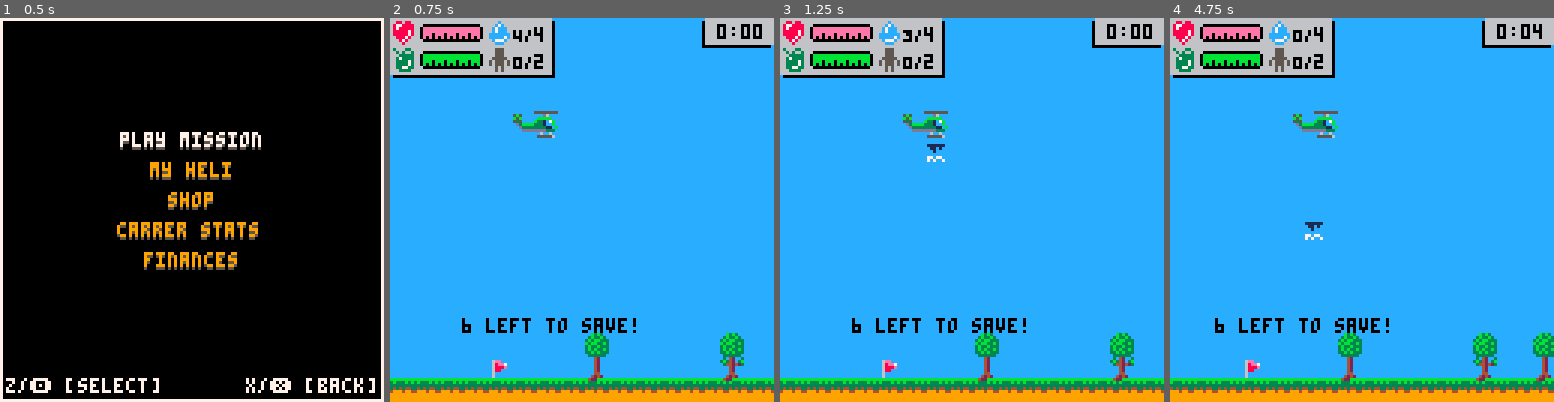
Above: before the commit, frames 1-4 (left to right).
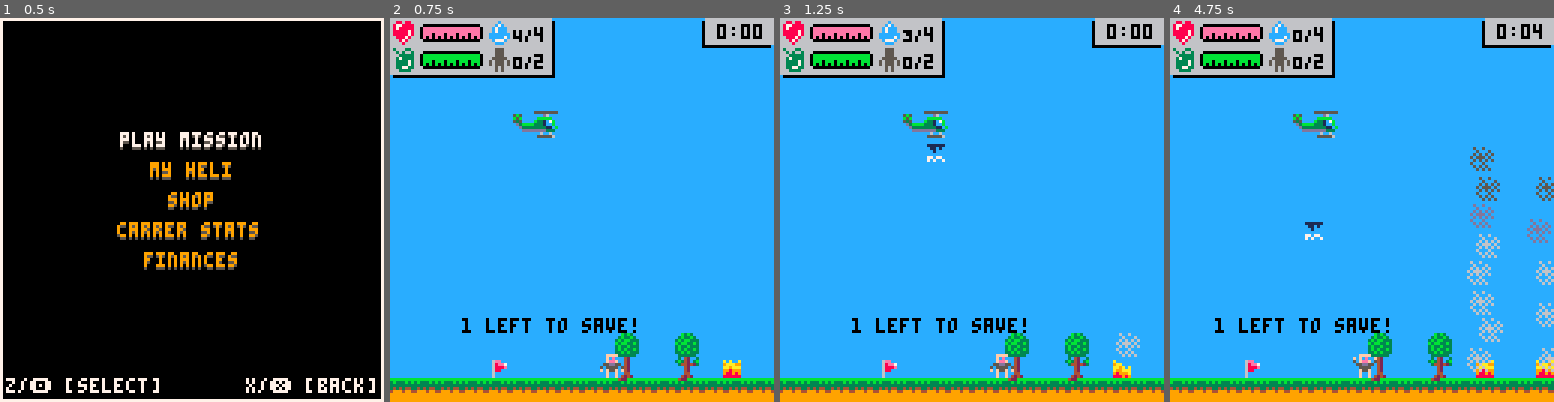
Above: after the commit, the same moments.

Repository: NinetiesPaul/PicoRescue
Game: PICO-8 cartridge picorescue.p8
Same seed, same stepped clock (60 frames per second), same inputs: the game is played once before the commit and once after it.
Inputs:
- Up to frame 1 (0.5 s): tap X (X key) at 0.33 s
- Up to frame 2 (0.75 s): tap O (Z key) at 0.7 s
- Up to frame 3 (1.25 s): tap X (X key) at 1.07 s
- Up to frame 4 (4.75 s): hold Right 1.6-2.1 s; tap O (Z key) every 0.4 s from 1.7 to 4.5 s; tap X (X key) at 1.85, 2.97, 4.08 s; hold Up 2.15-2.42 s; hold Right 2.47-3.03 s; hold Left 3.08-3.58 s; hold Down 3.63-3.97 s; hold Right 4.02-4.68 s; hold Up from 4.73 s (still down)

Frame 1 is identical in both runs. In frame 2, 2.3% of the frame differs, in the area x 18-93%, y 78-95%; in frame 3, 2.3%; in frame 4, 4.5%, in the area x 11-100%, y 33-95%.

Commit message:
debug code removed; improved end of mission variable reset; added limit to blood bag usage;

Diff:
--- a/picorescue.p8
+++ b/picorescue.p8
@@ -93,12 +93,13 @@
 		civs_saved = 0,
 		missions_finished = 0,
 		missions_earnings = 0,
-		civs_left_behind = 0
+		civs_left_behind = 0,
+		civs_lost_on_triage = 0
 	}
-	difficulties = { "hard" } -- ,  "normal", "hard"
+	difficulties = { "easy" } -- "normal", "hard"
 	civ_spawn =
 	{
-		easy = { 150, 250, 345, 460 },
+		easy = { 70  }, -- 150, 250, 345, 460
 		normal = { 250, 350, 395, 470, 590 },
 		hard = { 290, 390, 580, 620, 680, 750 }
 	}
@@ -111,7 +112,7 @@
 	tree_spawn = {
 		easy = { 75, 95, 160, 235, 270, 310, 450, 470 },
 		normal = { 85, 110, 150, 240, 270, 300, 385, 485, 610, 630, 660 },
-		hard = { 65, 110, 130, 180, 245, 270, 420, 440, 480, 500          , 785, 800, 820, 830, 855 }
+		hard = { 65, 110, 130, 180, 245, 270, 420, 440, 480, 500, 785, 800, 820, 830, 855 }
 	}
 	excoriation =
 	{
@@ -207,6 +208,8 @@
 	mission_civ_dead_by_blood_loss = 0
 	mission_fire_put_out = 0
 	mission_earnings = 0
+	mission_civ_lost_on_triage = 0
+	mission_n_of_blood_bag = 3
 	mission_day_time = rnd({ "day" }) -- , "night"
 	mission_wind_v = rnd({ 0, 0.05, 0.15, 0.3 })
 	mission_wind_d = rnd({ "left", "right" })
@@ -289,15 +292,17 @@
 
 		print("civilians rescued", 10, 48, 7)
 		print("civilians left behind", 10, 58, 7)
-		print("fires put out", 10, 68, 7)
-		print("missions finished", 10, 78, 7)
-		print("missions earnings", 10, 88, 7)
+		print("civilians lost on triage", 10, 68, 7)
+		print("fires put out", 10, 78, 7)
+		print("missions finished", 10, 88, 7)
+		print("missions earnings", 10, 98, 7)
 
 		print(stats.civs_saved, 110, 48, 7)
 		print(stats.civs_left_behind, 110, 58, 7)
-		print(stats.fire_put_out, 110, 68, 7)
-		print(stats.missions_finished, 110, 78, 7)
-		print("$ " .. stats.missions_earnings, 102, 88, 7)
+		print(stats.civs_lost_on_triage, 110, 68, 7)
+		print(stats.fire_put_out, 110, 78, 7)
+		print(stats.missions_finished, 110, 88, 7)
+		print("$ " .. stats.missions_earnings, 102, 98, 7)
 	end
 
 	if curr_screen == 8 then -- my heli
@@ -339,15 +344,17 @@
 	end
 
 	if curr_screen == 9 then -- mission ended
-		print("mission ended",40,21,11)
-
-		print("civilians saved",10,60,7)
-		print("fires put out",10,70,7)
-		print("mission earnings",10,80,7)
-
-		print(mission_civ_saved.."/"..mission_n_of_rescuees,110,60,7)
-		print(mission_fire_put_out,110,70,7)
-		print("$ " .. mission_earnings,102,80,7)
+		print("mission ended", 40, 21, 11)
+
+		print("civilians saved", 10, 60, 7)
+		print("civilians lost on triage", 10, 70, 7)
+		print("fires put out", 10, 80, 7)
+		print("mission earnings", 10, 90, 7)
+
+		print(mission_civ_saved .. "/" .. mission_n_of_rescuees, 110, 60, 7)
+		print(mission_civ_lost_on_triage, 110, 70, 7)
+		print(mission_fire_put_out, 110, 80, 7)
+		print("$ " .. mission_earnings, 102, 90, 7)
 	end
 
 	if curr_screen == 5 then -- game over
@@ -510,6 +517,11 @@
 		if current_civ_detailed_wound == 0 then
 			for i=1,#tools do
 				spr(tools[i], 110, -14 + 16 * i, 2, 2)
+				if tools[i] == 074 then
+					for k=1, mission_n_of_blood_bag do
+						spr(067, 104, -14 + 14 * i + (k * 5))
+					end
+				end
 			end
 			spr(072, 110, 110, 2, 2)
 		end
@@ -556,20 +568,15 @@
 				end
 			end
 
-			-- print("w"..i..":"..wound.blood_loss_level, 64, 18 + i * 8, 7)
 			total_blood_loss_level += wound.blood_loss_level
 		end
 
-		-- print(current_wounds.blood_level, 64, 2, 7)
-
-		-- print("tt "..total_blood_loss_level .."," .. flr(total_blood_loss_level), 64, 10, 7)
 		rect(12, 28, 18, 108, 2)
 		if (not mission_rescuee_dead) rectfill(13, 13 + (11 - flr(current_wounds.blood_level)) * 8, 17, 107, 8)
 		pal(12, 8) spr(048, 11, 111) pal()
 
 		if (current_wounds.wearing_clothing and current_wounds.wound_type == "arms") sspr(0, 96, 10, 16, 50, 62, 20, 32, flip_x)
 		if (current_wounds.wearing_clothing and current_wounds.wound_type == "legs") sspr(17, 58, 16, 55, 46, 12, 32, 110, flip_x)
-
 
 		if (tool_selected != "none") spr(tool_selected, triage_cursor_x, triage_cursor_y, 2, 2)
 
@@ -637,7 +644,15 @@
 				if (player.rotor_fuel <= 5) low_fuel_prompt = true block_btns = true
 
 				if not low_fuel_prompt or low_fuel_prompt_confirm then
-					mission_civ_saved = 0 mission_fire_put_out = 0 mission_earnings = 0 difficulty = rnd(difficulties) create_tree() curr_screen = 2
+					mission_civ_saved = 0
+					mission_civ_lost_on_triage = 0
+					mission_fire_put_out = 0
+					mission_earnings = 0
+					mission_n_of_rescuees = 0
+					mission_n_of_blood_bag = 3
+					difficulty = rnd(difficulties)
+					create_tree()
+					curr_screen = 2
 				else
 					if (btnp(4)) low_fuel_prompt_confirm = true
 				end
@@ -778,30 +793,6 @@
 		end
 
 		if count(civ_pcs) == 0 then -- end of mission
-			mission_earnings = mission_civ_saved * 75
-			stats.missions_finished += 1
-			stats.fire_put_out += mission_fire_put_out
-			stats.civs_saved += mission_civ_saved
-			stats.missions_earnings += mission_earnings
-			stats.civs_left_behind += (mission_n_of_rescuees - mission_civ_saved)
-			civ_pcs_created = false
-			fire_pcs_created = false
-			fire_pcs = {}
-			smoke_pcs = {}
-			civ_pcs = {}
-			player.water_cap = player.max_water_cap
-			player.ladder = 0
-			player.x = player_strt_x
-			player.y = player_strt_y
-			player.finance += mission_earnings
-			mission_leave_prompt = false
-			mission_counter = 0
-			mission_time = 0
-			world_x = 0
-			drop_off_x = 32
-			low_fuel_prompt = false
-			low_fuel_prompt_confirm = false
-
 			for i = #tools, 2, -1 do
 				local j = flr(rnd(#tools)) + 1
 				tools[i], tools[j] = tools[j], tools[i]
@@ -810,7 +801,13 @@
 			music(-1)
 			prop_sound = false
 			block_btns = true
-			curr_screen = (#wounded_civs_pcs > 0) and 11 or 9
+
+			if #wounded_civs_pcs > 0 then
+				curr_screen = 11
+			else
+				end_mission()
+				curr_screen = 9
+			end
 		end
 	end
 
@@ -833,7 +830,7 @@
 		if (triage_cursor_x > 100 and triage_cursor_y >= 80 and triage_cursor_y <= 96 and btnp(4)) tool_selected = tools[6]
 		if (triage_cursor_x > 100 and triage_cursor_y >= 110 and btnp(4)) current_wounds.side = (current_wounds.side == "front") and "back" or "front"
 
-		if (tool_selected == 074) current_wounds.blood_level += 3 tool_selected = "none"
+		if (tool_selected == 074 and mission_n_of_blood_bag > 0 ) current_wounds.blood_level += 3 mission_n_of_blood_bag -= 1 tool_selected = "none"
 		if (current_wounds.blood_level > 10) current_wounds.blood_level = 10
 
 		if (btnp(5)) tool_selected = "none" current_civ_detailed_wound = 0
@@ -883,6 +880,8 @@
 			end
 		else
 			if btnp(4) or btnp(5) then
+				stats.civs_lost_on_triage += 1
+				mission_civ_lost_on_triage += 1
 				current_wounds_treated = 0
 				current_wounds.wounds = {}
 			end
@@ -907,7 +906,7 @@
 
 		if (#current_wounds.wounds == current_wounds_treated) mission_rescuee_dead = false current_wounds_treated = 0 current_wounds.wounds = {}
 
-		if (#wounded_civs_pcs == 0 and #current_wounds.wounds == 0) triage_cursor_x = 64 triage_cursor_y = 64 tool_selected = "none" curr_screen = 9
+		if (#wounded_civs_pcs == 0 and #current_wounds.wounds == 0) triage_cursor_x = 64 triage_cursor_y = 64 tool_selected = "none" end_mission() curr_screen = 9
 	end
 
 	if block_btns then
@@ -1260,6 +1259,33 @@
 			if (player.ladder>0) player.ladder -= 1
 		end
 	end
+end
+
+function end_mission()
+	mission_earnings = mission_civ_saved * 75
+	stats.missions_finished += 1
+	stats.fire_put_out += mission_fire_put_out
+	stats.civs_saved += mission_civ_saved
+	stats.missions_earnings += mission_earnings
+	stats.civs_left_behind += (mission_n_of_rescuees - mission_civ_saved)
+	civ_pcs_created = false
+	fire_pcs_created = false
+	fire_pcs = {}
+	smoke_pcs = {}
+	civ_pcs = {}
+	tree_pcs = {}
+	player.water_cap = player.max_water_cap
+	player.ladder = 0
+	player.x = player_strt_x
+	player.y = player_strt_y
+	player.finance += mission_earnings
+	mission_leave_prompt = false
+	mission_counter = 0
+	mission_time = 0
+	world_x = 0
+	drop_off_x = 32
+	low_fuel_prompt = false
+	low_fuel_prompt_confirm = false
 end
 
 -->8
@@ -1511,10 +1537,10 @@
 00c777c00606060006060600000000000000000000000000055dd155555dd15009889890088a9890098999a00007070007770700000707002222000000000000
 000ccc00006060606060606060006060000005555555555500011100000111000888888009889880088898900777070000070700077707002222000000000000
 0000000b8000800000100000000000000000000000000000000000ffff0000000000000000000000000666666666000000000000000000000000000000000000
-000000b0080800000171000000000000000000000000000000000ffffff000000000000000000000006888888888600000000000000000000007777700000000
-00000b00008000000177100000000000000000000000000000000f0ff0f0000000000660000000000688888888888600000eeeeeeeeee0000076666670000000
-b000b000080800000177710000000000000000000000000000000ffffff0000000006d6000000000068887777788860000ee22222222ee000766ddd667000000
-0b0b0000800080000177771000000000000000000000000000000ff00ff000000006dd666660000000687007777860000ee7eeeeeeee2ee00776666677777700
+000000b0080800000171000000088000000000000000000000000ffffff000000000000000000000006888888888600000000000000000000007777700000000
+00000b0000800000017710000087e800000000000000000000000f0ff0f0000000000660000000000688888888888600000eeeeeeeeee0000076666670000000
+b000b0000808000001777100008ee800000000000000000000000ffffff0000000006d6000000000068887777788860000ee22222222ee000766ddd667000000
+0b0b0000800080000177771000088000000000000000000000000ff00ff000000006dd666660000000687007777860000ee7eeeeeeee2ee00776666677777700
 00b000000000000001771100000000000000000000000000000000ffff000000006dddddddd6000000687777077860000ee7eeeeeeee2ee007d77777d7dddd70
 0000000000000000001171000000000000000000000000000005055ff55050000006dd6666dd600000687000007860000ee7eeeeeeee2ee007ddddddd7dddd70
 000000000000000000000000000000000000000000000000005505555505550000006d60006dd60000687777777860000ee7eeeeeeee2ee007ddddddd7dddd70
